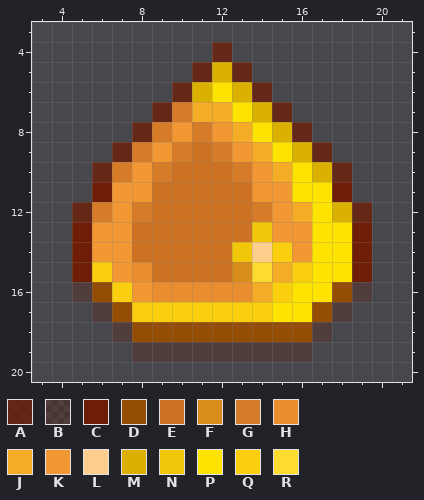
A pixel-art sprite gets an edit: resources/images/custom/goalB.png. The picture above is the old version.
The file is 24x23 pixels. Colours within 5 levels of each other are drawn and written as one. Shown: x 3..21, y 3..20. The old version is drawn lined up with the new one, on the new canvas.
Palette (. is transparent): A #6f1d05bf  B #701c0440  C #6f1d06  D #934e04  E #cd7123  F #d98d1a  G #d67b27  H #e88e2f  J #f4ab26  K #f19833  L #fece8c  M #dab101  N #f2c609  P #fee200  Q #fbcf0d  R #fedb2f
Pixels before, first column x 5:
 4 .......A.......
 5 ......AMA......
 6 .....AMPMA.....
 7 ....AGJJPMA....
 8 ...AGKGKJPMA...
 9 ..AGKGEGKJPMA..
10 .AGKGEEEGKJPMA.
11 .CKKEEEEEKKPPC.
12 AGKGEEEEEGKJPMA
13 CKKEEEEEENKKPPC
14 CKKEEEEENLQKPPC
15 CQKHEEEEFRJQPPC
16 BDQKHHHHHJQPPDB
17 .BDQQQQQQQPPDB.
18 ..BDDDDDDDDDB..
19 ...BBBBBBBBB...
The result:
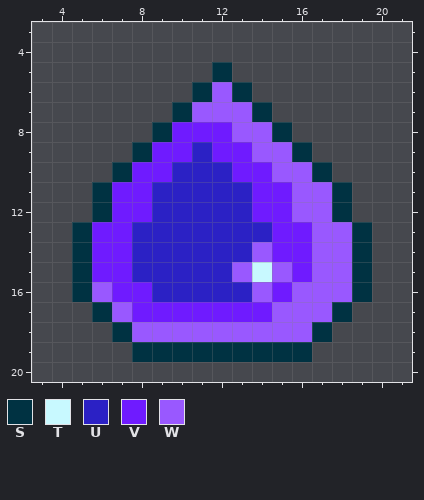
Colours new in this view: S #003242  T #c8f9ff  U #2b21c5  V #6f1bff  W #9958ff
Commit message: updates goal images for hopefully the last time lol
Difference:
canvas 24x23 -> 24x24
Changed rows in their new state; - is an unchanged pixel.
first column x 5:
 4 -------.-------
 5 ------.S.------
 6 -----.SWS.-----
 7 ----.SWWWS.----
 8 ---.SVVVWWS.---
 9 --.SVVUVVWWS.--
10 -.SVVUUUVVWWS.-
11 -SVVUUUUUVVWWS-
12 .SVVUUUUUVVWWS.
13 SVVUUUUUUUVVWWS
14 SVVUUUUUUWVVWWS
15 SVVUUUUUWTWVWWS
16 SWVVUUUUUWVWWWS
17 -SWVVVVVVVWWWS-
18 --SWWWWWWWWWS--
19 ---SSSSSSSSS---
